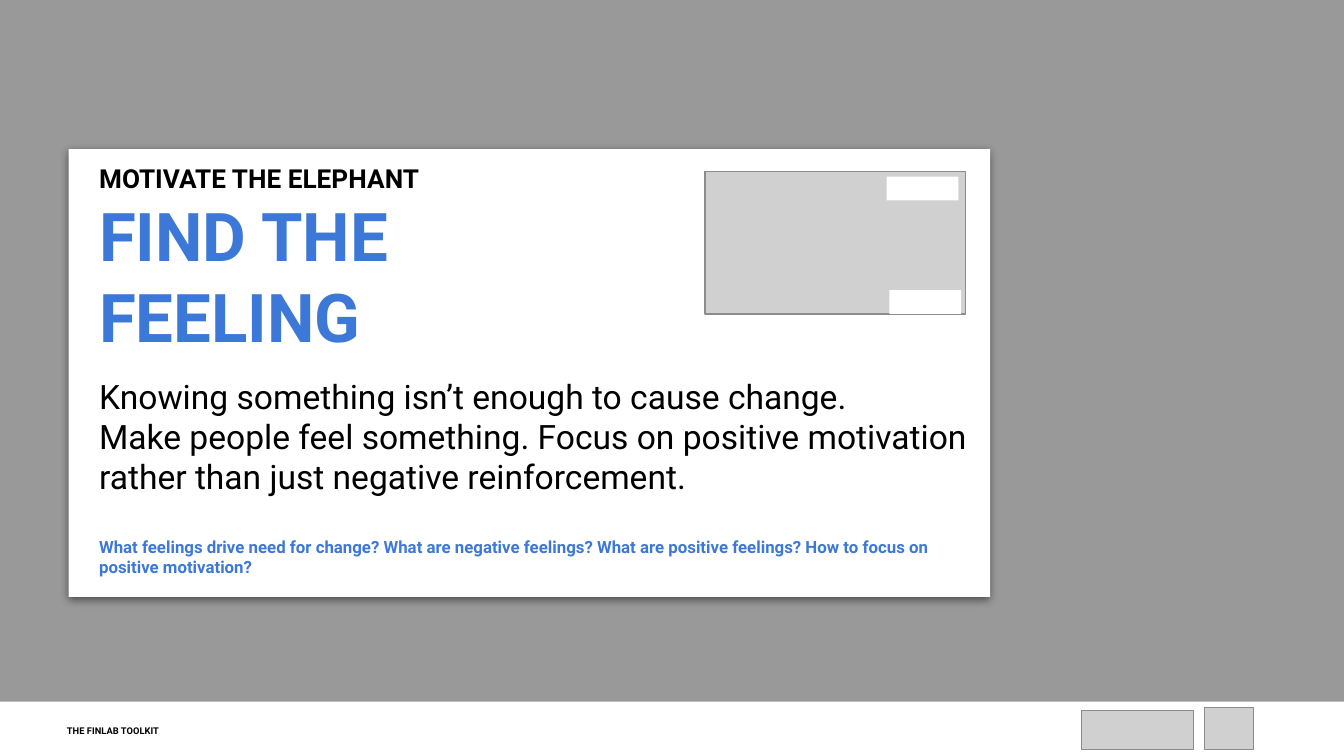
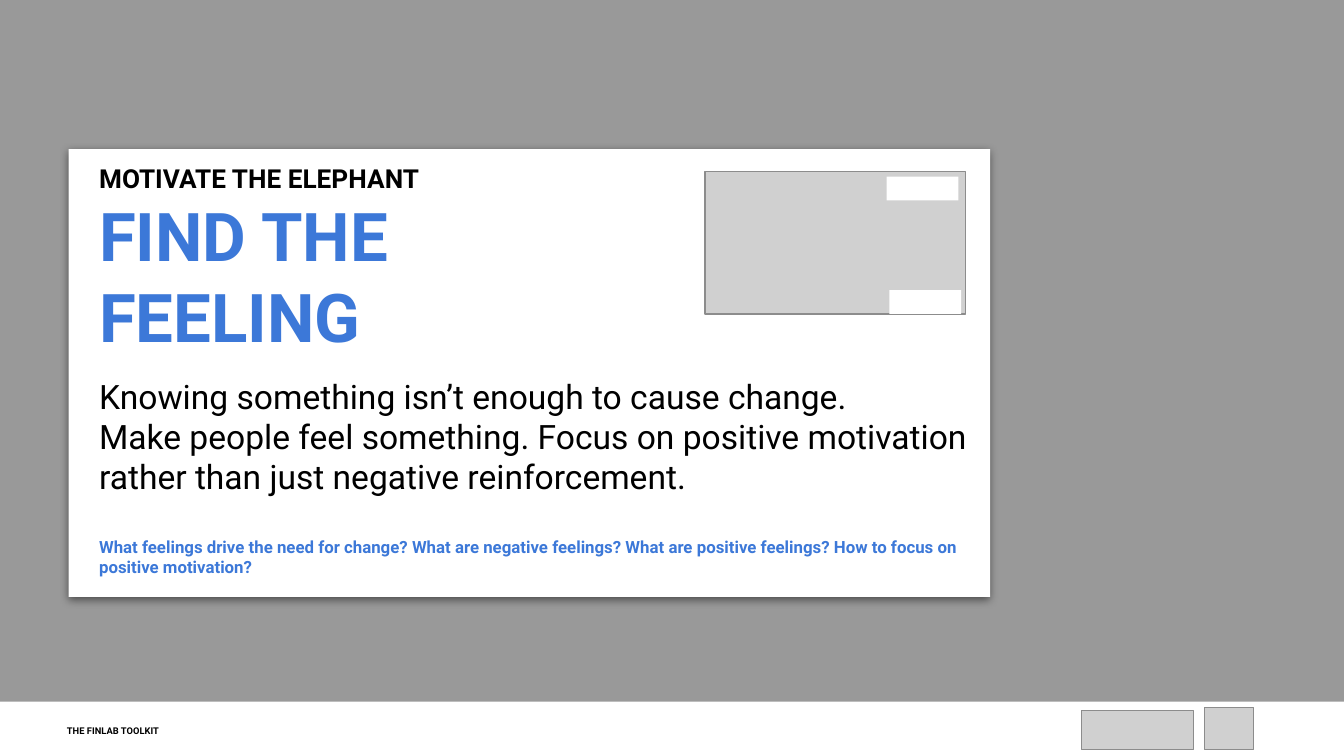
Before and after one commit to finlab-uncdf/finlab-uncdf.github.io, a slide deck: slide 8 of files/tools/decks/SWITCH Framework_FacilitationDeck.pptx. Drawn at 1344x756 pixels with LibreOffice and Linux fonts; fonts in the diff are those of the drawing; grey boxes stand for pictures. Boxes give left, top, right and bottom in pixels: in the first picture for what was removed or moved away, otherwise in the second. Text is boxed around its words. In the diff, an @@ line names an element or a change of style, - is before the commit and + after.

```diff
--- a/files/tools/decks/SWITCH Framework_FacilitationDeck.pptx
+++ b/files/tools/decks/SWITCH Framework_FacilitationDeck.pptx
@@ text at bbox=[99, 540, 957, 577]: text changed @@
-What feelings drive need for change? What are negative feelings? What are positive feelings? How to focus on positive motivation?
+What feelings drive the need for change? What are negative feelings? What are positive feelings? How to focus on positive motivation?
```
Also in this commit, not shown: 9 other slides changed, 6 other files.
